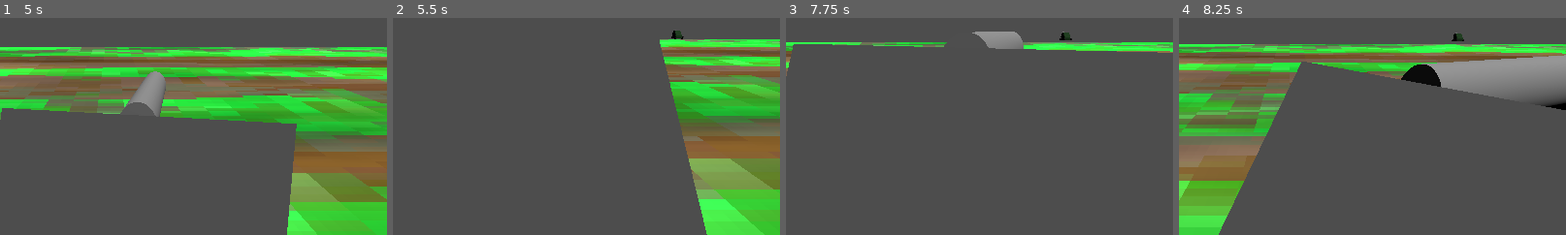
Above: before the commit, frames 1-4 (left to right).
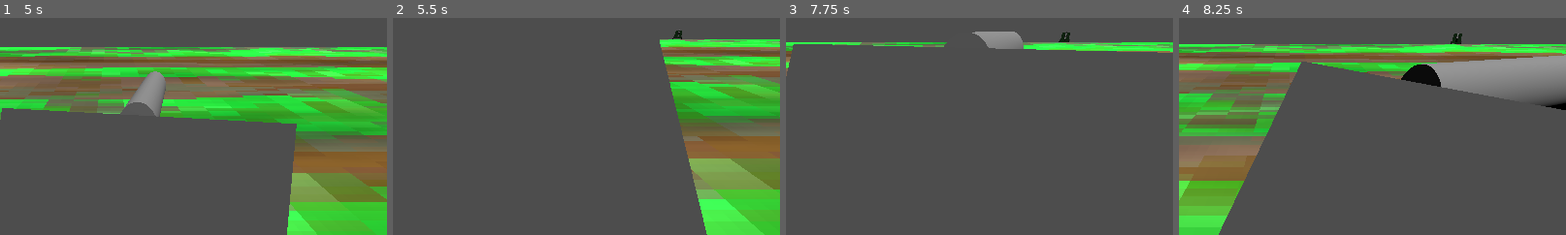
Above: after the commit, the same moments.

Repository: AustinLukeHeller/TOJam2024
Game: Godot game, scene res://scenes/OuterPinball.tscn
Two runs of this game, one before a commit and one after it. Both use one fixed random seed, a clock stepped at 60 frames per second and the inputs below.
Inputs:
- Up to frame 1 (5 s): tap Enter at 0.5 s; hold D (Right) 0.53-1.28 s; hold Space (Launch) 0.53-1.28 s; hold A (Left) 1.28-2.03 s; tap 0 at 1.35, 4.35 s; hold 1 2.03-2.78 s; hold D (Right) 2.03-3.53 s; tap 2 at 2.85 s; hold Space (Launch) 3.53-4.28 s; hold A (Left) from 3.53 s (still down)
- Up to frame 2 (5.5 s): keep holding A (Left); hold 1 from 5.03 s (still down)
- Up to frame 3 (7.75 s): release A (Left) at 5.78 s; release 1 at 5.78 s; hold D (Right) from 5.78 s (still down); tap 2 at 5.85 s; hold Space (Launch) 6.53-7.28 s; tap 0 at 7.35 s
- Up to frame 4 (8.25 s): release D (Right) at 8.03 s; hold A (Left) from 8.03 s (still down); hold 1 from 8.03 s (still down)
The pictures show only the part of the screen within x 36-86%, y 12-62%; the shares and areas given below are measured in that part.

Frame 1 is identical in both runs. In frame 2, less than 0.1% of the frame differs, in the area x 71-76%, y 5-10%; in frame 3, 0.1%; in frame 4, 0.1%, in the area x 70-74%, y 6-13%.
Error before the commit: Parse Error: Expected function name after "func". (res://scripts/EnemyTank.gd:10)

Commit message:
collisisionss

Diff:
--- a/prefabs/enemy_tank.tscn
+++ b/prefabs/enemy_tank.tscn
@@ -6,20 +6,16 @@
 [ext_resource type="PackedScene" uid="uid://dygleh6owjb17" path="res://Models/spike_wheel_centered.glb" id="4_1wuxf"]
 [ext_resource type="Script" path="res://scripts/spinning.gd" id="5_wjsfb"]
 
-[sub_resource type="PhysicsMaterial" id="PhysicsMaterial_vym08"]
-
 [sub_resource type="BoxShape3D" id="BoxShape3D_nffvf"]
 size = Vector3(1, 1, 1.6207)
 
-[node name="EnemyTank" type="AnimatableBody3D"]
+[node name="EnemyTank" type="CharacterBody3D"]
 transform = Transform3D(1, 0, 0, 0, 1, 0, 0, 0, 1, 0.571, 0.00913081, -3.353)
-physics_material_override = SubResource("PhysicsMaterial_vym08")
-sync_to_physics = false
 script = ExtResource("1_vmm7f")
 moveSpeed = 0.5
 
 [node name="CollisionShape3D" type="CollisionShape3D" parent="."]
-transform = Transform3D(0.15019, 0, 0, 0, 0.15019, 0, 0, 0, 0.15019, 0, 0, -0.0383427)
+transform = Transform3D(0.022557, 0, 0, 0, 0.022557, 0, 0, 0, 0.022557, 0, 0, -0.0441015)
 shape = SubResource("BoxShape3D_nffvf")
 
 [node name="ff" parent="." instance=ExtResource("2_3e4ma")]
@@ -32,3 +28,11 @@
 transform = Transform3D(-1.31134e-08, 0, -0.3, 0, 0.3, 0, 0.3, 0, -1.31134e-08, -0.00244468, 0.0342167, -0.168612)
 script = ExtResource("5_wjsfb")
 spinSpeed = -15.0
+
+[node name="Area3D" type="Area3D" parent="."]
+
+[node name="CollisionShape3D" type="CollisionShape3D" parent="Area3D"]
+transform = Transform3D(0.15019, 0, 0, 0, 0.15019, 0, 0, 0, 0.15019, 0, 0, -0.0383427)
+shape = SubResource("BoxShape3D_nffvf")
+
+[connection signal="body_entered" from="Area3D" to="." method="_on_area_3d_body_entered"]
--- a/scenes/OuterPinball.tscn
+++ b/scenes/OuterPinball.tscn
@@ -64,10 +64,8 @@
 mesh = SubResource("CylinderMesh_dukq0")
 
 [node name="CollisionShape3D" type="CollisionShape3D" parent="Tank"]
-transform = Transform3D(1, 0, 0, 0, 1, 0, 0, 0, 1, 0.0154724, -0.0733948, 0.0422363)
+transform = Transform3D(1, 0, 0, 0, 1, 0, 0, 0, 1, 0.0309448, -0.14679, 0.0844726)
 shape = SubResource("BoxShape3D_k1xe7")
-
-[node name="RigidBody3D" type="RigidBody3D" parent="Tank"]
 
 [node name="SubViewport" type="SubViewport" parent="."]
 own_world_3d = true
--- a/scripts/EnemyTank.gd
+++ b/scripts/EnemyTank.gd
@@ -7,10 +7,21 @@
 	Player=get_node("../../../Tank")
 	look_at(Player.position)
 	pass # Replace with function body.
-func
+
 func _hit_player():
 	print("hit player")
+	Global.tilt=true
+	#spawn some particle effect maybe
+	queue_free()
 # Called every frame. 'delta' is the elapsed time since the previous frame.
 func _process(delta):
 	position-=transform.basis.z*moveSpeed*delta
 	pass
+
+
+
+
+func _on_area_3d_body_entered(body):
+	if(body.name=="Tank"):
+		_hit_player()
+	pass # Replace with function body.
Not shown: 1 places in prefabs/enemy_tank.tscn that only renumber resources
